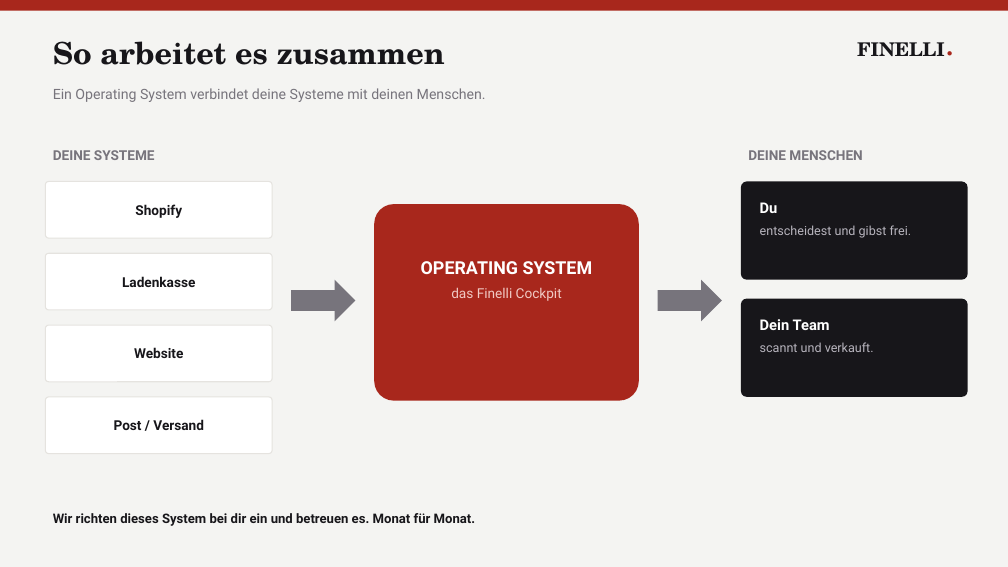
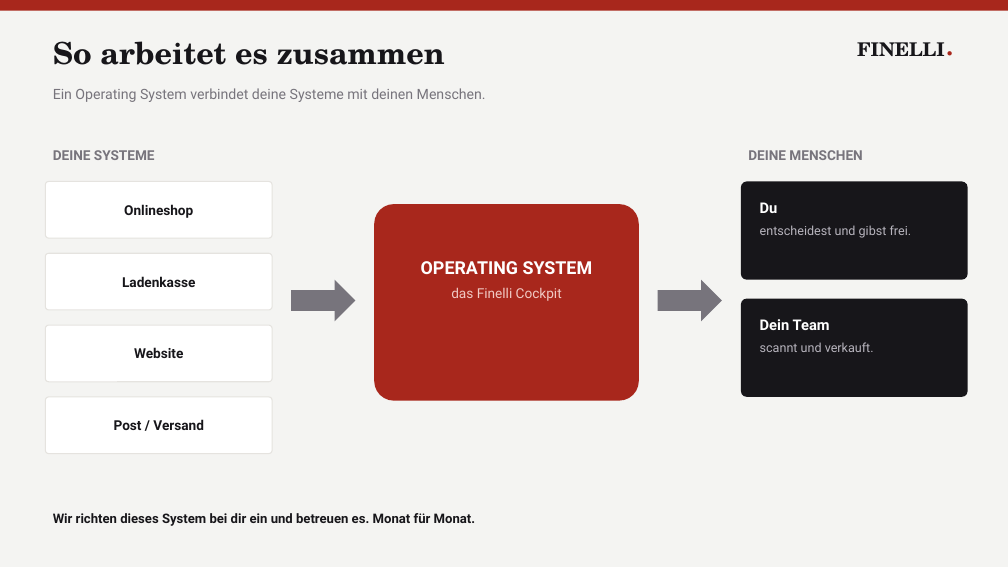
Before and after one commit to Swisscare-Jobs-GmbH/ai-firma, a slide deck: slide 5 of kunden/finelli/praesentation/finelli-praesentation-2026-07-20.pptx. Drawn at 1008x567 pixels with LibreOffice and Linux fonts; fonts in the diff are those of the drawing. Boxes give left, top, right and bottom in pixels: in the first picture for what was removed or moved away, otherwise in the second. Text is boxed around its words. In the diff, an @@ line names an element or a change of style, - is before the commit and + after.

```diff
--- a/kunden/finelli/praesentation/finelli-praesentation-2026-07-20.pptx
+++ b/kunden/finelli/praesentation/finelli-praesentation-2026-07-20.pptx
@@ text at (124,204,193,218): text changed @@
-Shopify
+Onlineshop
```
Also in this commit, not shown: 3 other slides changed.
